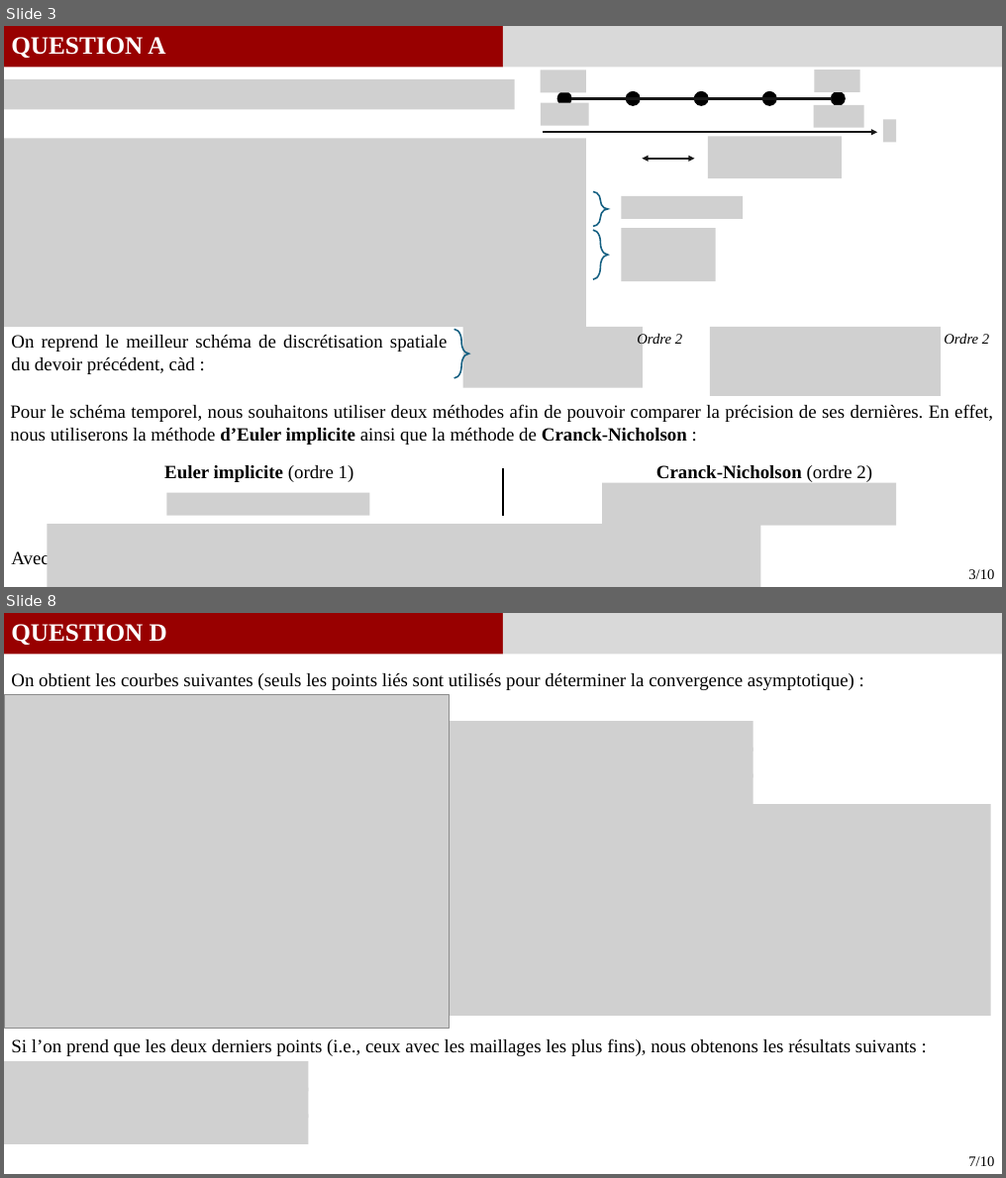
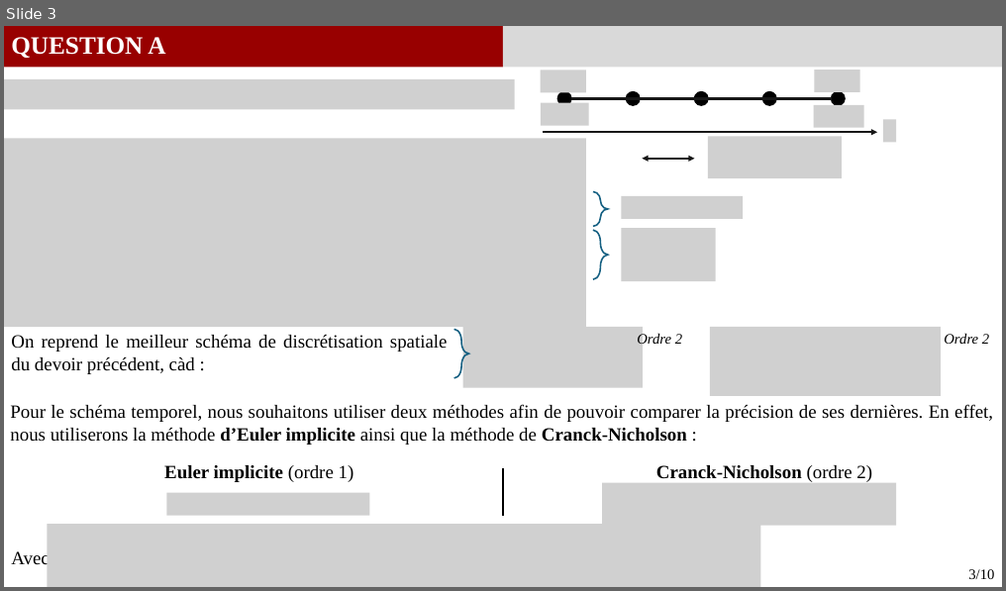
Before and after one commit to GauthierBRUNEL/MEC8211_devoir_2, a slide deck: doc/Rapport_Devoir2.pptx. Shown one above the other, each under a label of ours: slides 3 and 8 before the commit, slide 3 after it; the slides between them are not shown. The pictures are 1006x1178 and 1006x591 pixels, drawn with LibreOffice and Linux fonts; fonts in the diff are those of the drawing; grey boxes stand for pictures. Boxes give left, top, right and bottom in pixels: in the first picture for what was removed or moved away, otherwise in the second. Text is boxed around its words. In the diff, an @@ line names an element or a change of style, - is before the commit and + after.

Commit message:
MAJ Script + PP
Questions A / B / C

```diff
--- a/doc/Rapport_Devoir2.pptx
+++ b/doc/Rapport_Devoir2.pptx
@@ slide 8 removed at [4,613,1002,1174], background #FFFFFF @@
@@ rectangle removed at [4,613,503,655] @@
@@ text removed at [11,624,167,645] @@
-QUESTION D
@@ rectangle removed at [503,613,1002,655] @@
@@ picture removed at [4,694,449,1029] @@
@@ text removed at [11,673,854,690] @@
-On obtient les courbes suivantes (seuls les points liés sont utilisés pour déterminer la convergence asymptotique) :
@@ picture removed at [449,721,752,751] @@
@@ picture removed at [449,748,752,777] @@
@@ picture removed at [449,774,752,804] @@
@@ picture removed at [449,805,991,1017] @@
@@ text removed at [11,1039,917,1057] @@
-Si l’on prend que les deux derniers points (i.e., ceux avec les maillages les plus fins), nous obtenons les résultats suivants :
@@ picture removed at [4,1061,308,1091] @@
@@ picture removed at [4,1087,308,1118] @@
@@ picture removed at [4,1115,308,1145] @@
@@ text removed at [968,1157,994,1166] @@
-7/10
```
Also in this commit, not shown: 3 slides changed, 2 slides added, 2 other slides removed, 1 other file.
